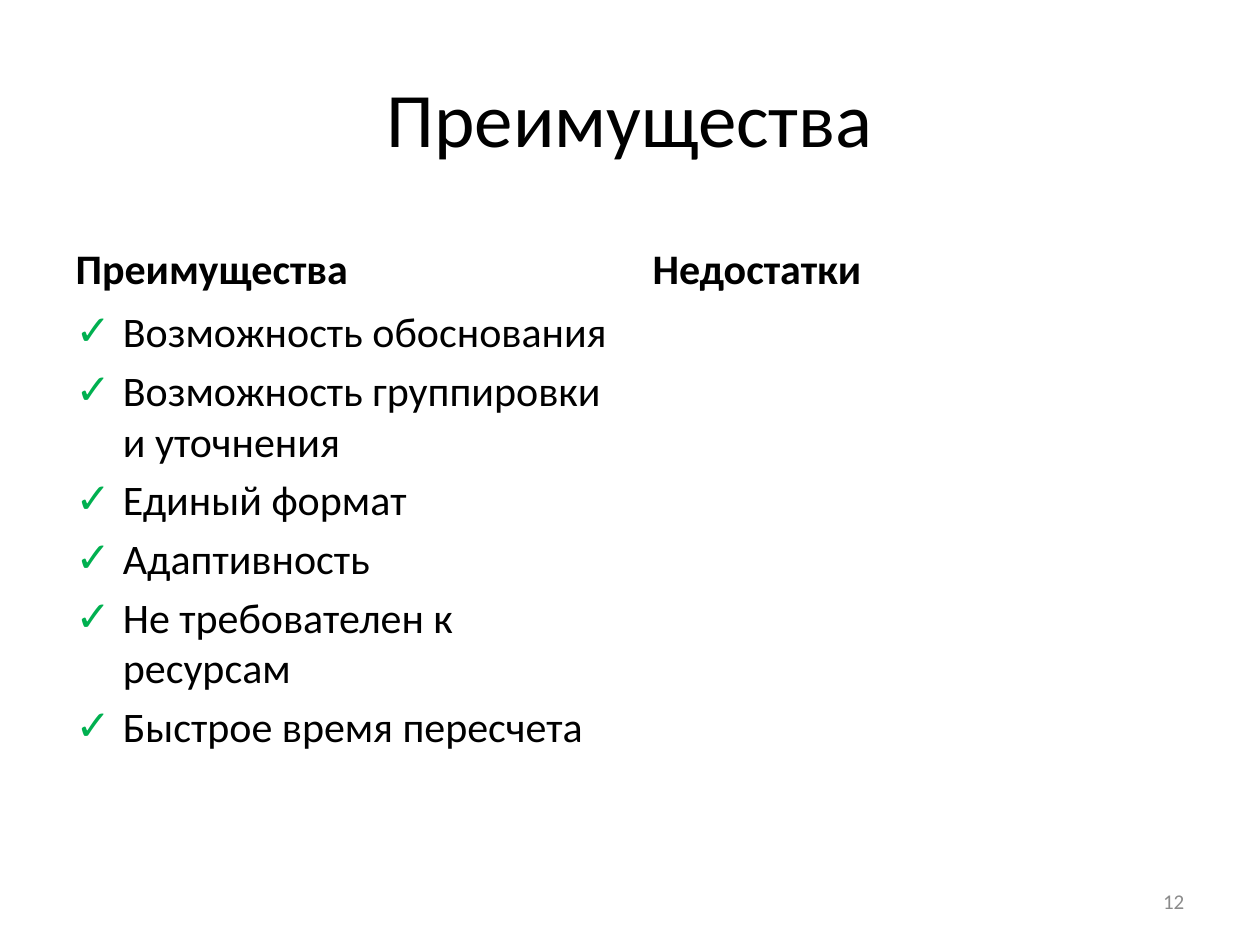
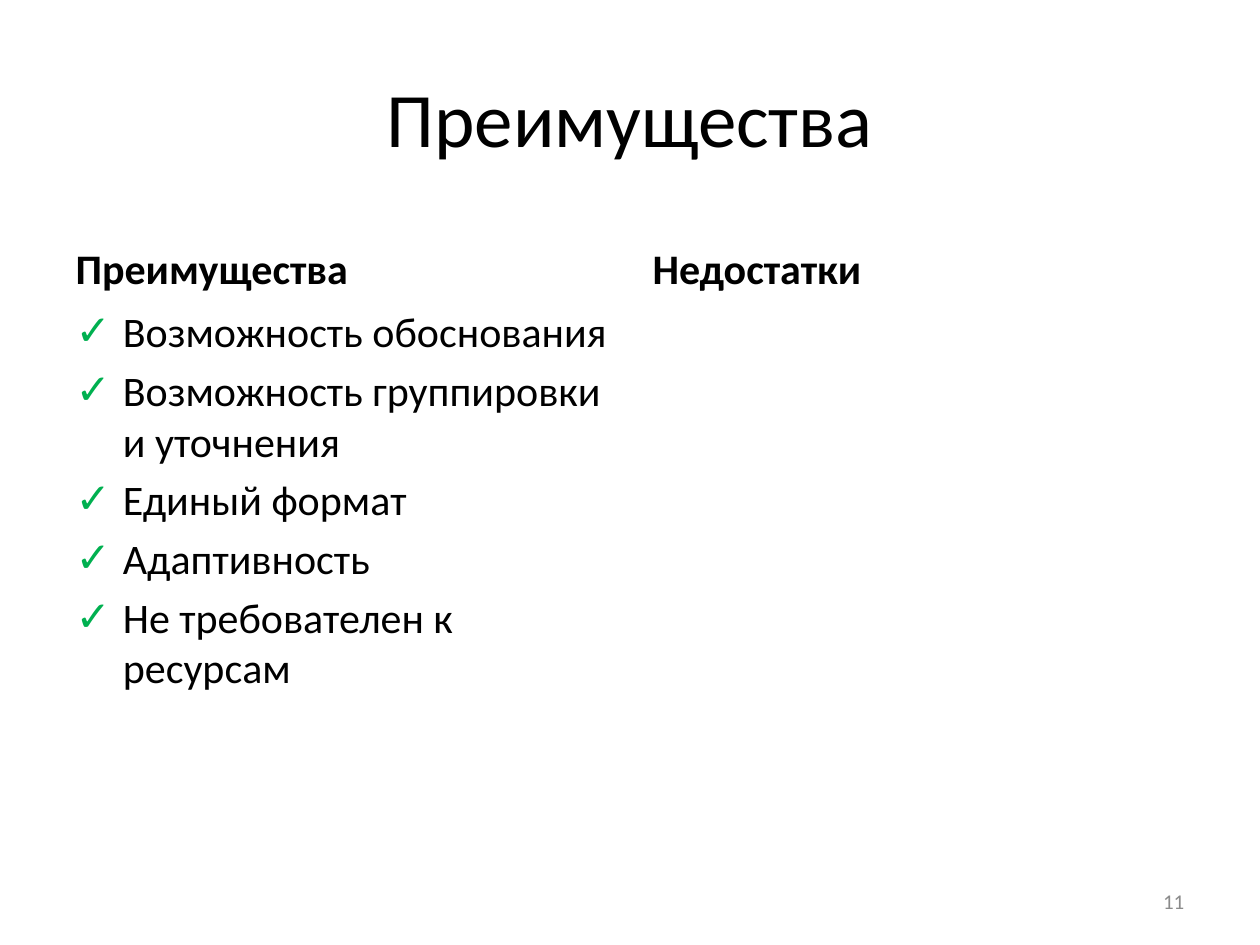
Before and after one commit to Otann/diploma, a slide deck: slide 11 of slides.pptx (slide 12 before the commit). Drawn at 1260x945 pixels with LibreOffice and Linux fonts; fonts in the diff are those of the drawing; grey boxes stand for pictures. Boxes give left, top, right and bottom in pixels: in the first picture for what was removed or moved away, otherwise in the second. Text is boxed around its words. In the diff, an @@ line names an element or a change of style, - is before the commit and + after.

```diff
--- a/slides.pptx
+++ b/slides.pptx
@@ text at [123, 715, 583, 749]: paragraph removed @@
-✓ Быстрое время пересчета
@@ page number at [1163, 895, 1184, 909]: text changed @@
-12
+11
```
Also in this commit, not shown: 2 other slides changed, 1 slide added, 3 other files.
